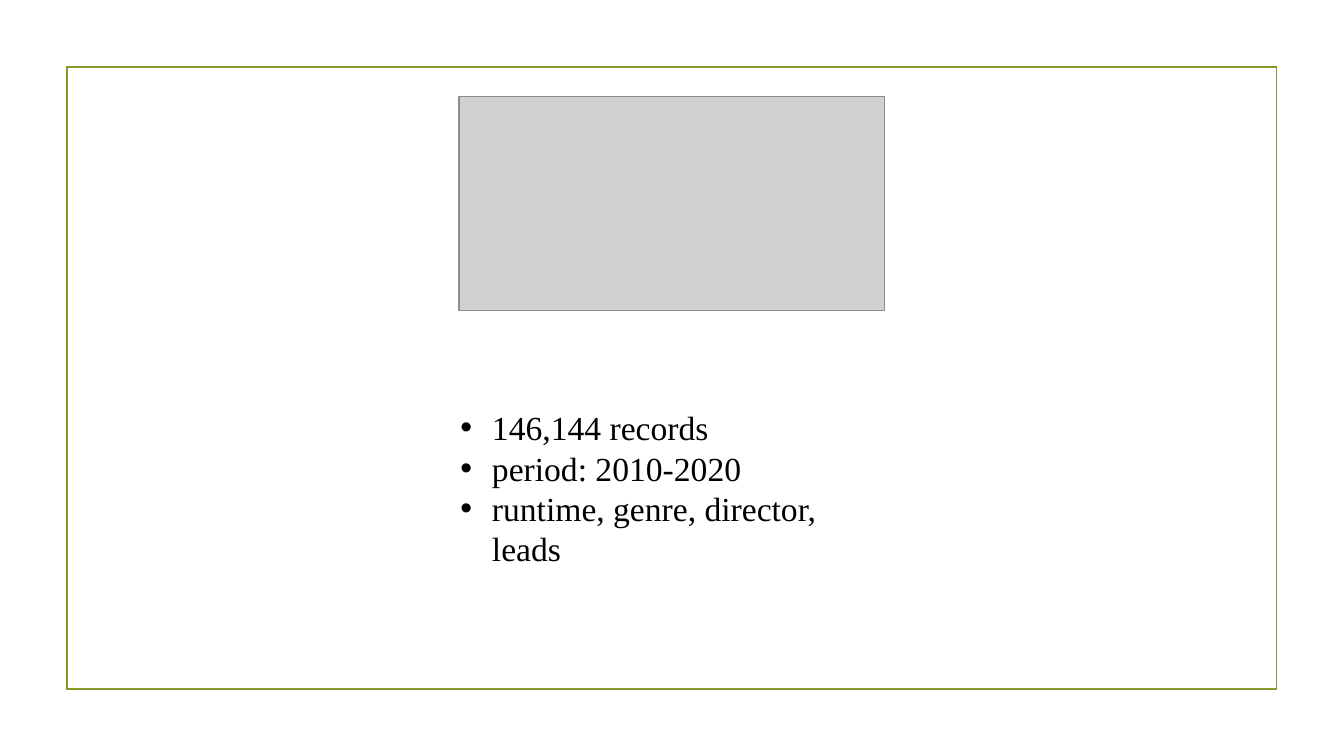
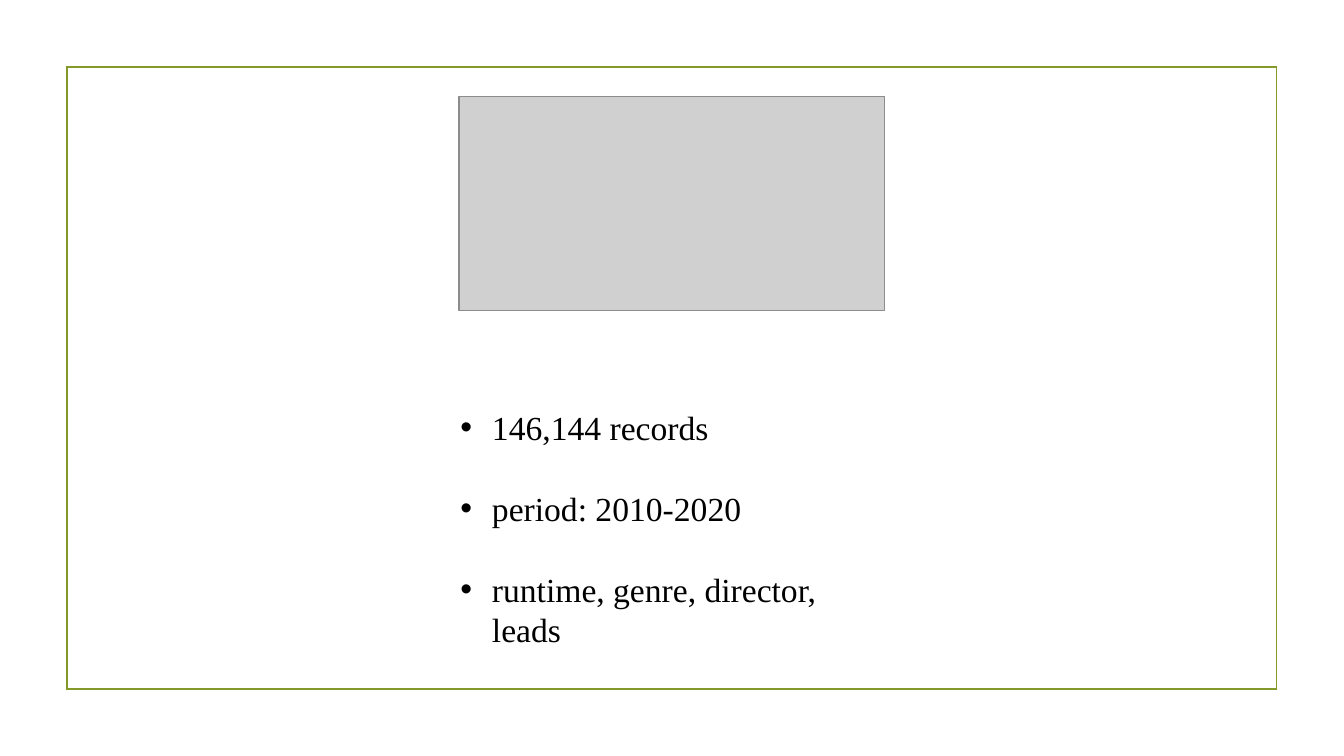
Before and after one commit to aarongalbraith/flatiron-phase1-project-redo, a slide deck: slide 7 of phase 1 project presentation.pptx. Drawn at 1344x756 pixels with LibreOffice and Linux fonts; fonts in the diff are those of the drawing; grey boxes stand for pictures; background and template pictures are left out. Boxes give left, top, right and bottom in pixels: in the first picture for what was removed or moved away, otherwise in the second. Text is boxed around its words. In the diff, an @@ line names an element or a change of style, - is before the commit and + after.

```diff
--- a/phase 1 project presentation.pptx
+++ b/phase 1 project presentation.pptx
@@ text "146,144 records" rewrapped from [492, 416, 816, 528] to [492, 416, 816, 608] @@
```
Also in this commit, not shown: 7 other slides changed, 4 slides added, 1 slide removed.
